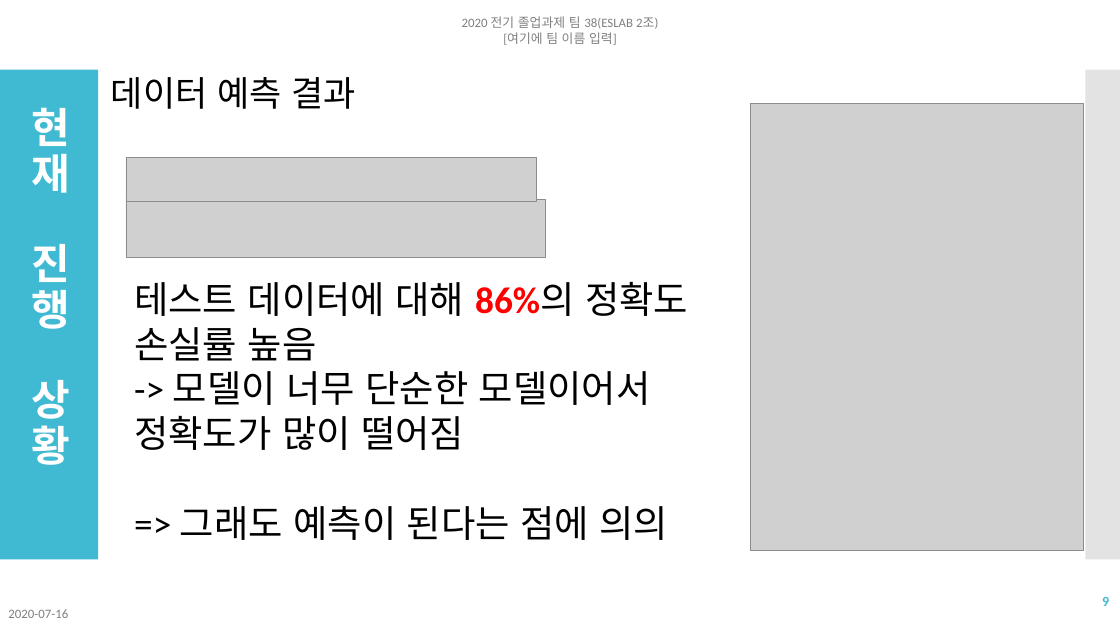
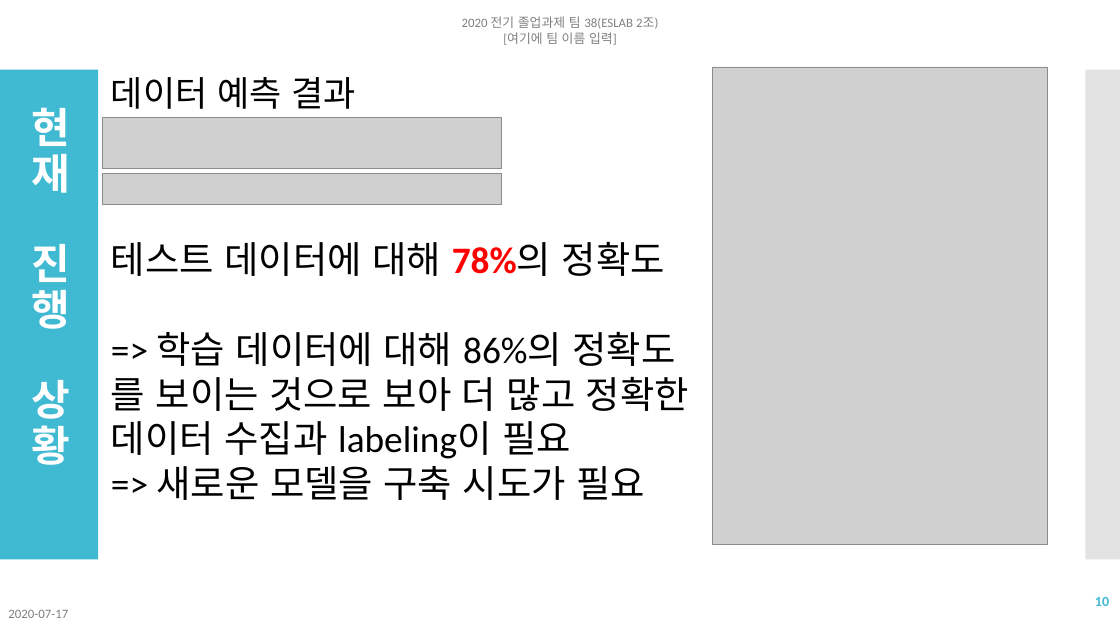
Before and after one commit to NgaAdrain/TEAM_Enter_Text_Here, a slide deck: slide 10 of Reports/졸업과제 네번째 발표 2조.pptx (slide 9 before the commit). Drawn at 1120x630 pixels with LibreOffice and Linux fonts; fonts in the diff are those of the drawing; grey boxes stand for pictures. Boxes give left, top, right and bottom in pixels: in the first picture for what was removed or moved away, otherwise in the second. Text is boxed around its words. In the diff, an @@ line names an element or a change of style, - is before the commit and + after.

```diff
--- a/Reports/졸업과제 네번째 발표 2조.pptx
+++ b/Reports/졸업과제 네번째 발표 2조.pptx
@@ picture: place and size @@
-picture at box(750, 103, 1083, 551)
+picture at box(712, 67, 1047, 544)
@@ picture added at box(103, 118, 501, 169) @@
@@ picture: place and size @@
-picture at box(126, 157, 536, 202)
+picture at box(103, 174, 501, 205)
@@ picture removed at box(126, 199, 545, 257) @@
@@ text at box(111, 242, 689, 500): text changed @@
-테스트 데이터에 대해 86%의 정확도
-손실률 높음
--> 모델이 너무 단순한 모델이어서
-정확도가 많이 떨어짐
-=> 그래도 예측이 된다는 점에 의의
+테스트 데이터에 대해 78%의 정확도
+=> 학습 데이터에 대해 86%의 정확도
+를 보이는 것으로 보아 더 많고 정확한
+데이터 수집과 labeling이 필요
+=> 새로운 모델을 구축 시도가 필요
@@ page number at box(1095, 597, 1109, 606): text changed @@
-9
+10
@@ text at box(8, 610, 68, 618): text changed @@
-2020-07-16
+2020-07-17
```
Also in this commit, not shown: 12 other slides changed, 2 slides added, 6 other files.
